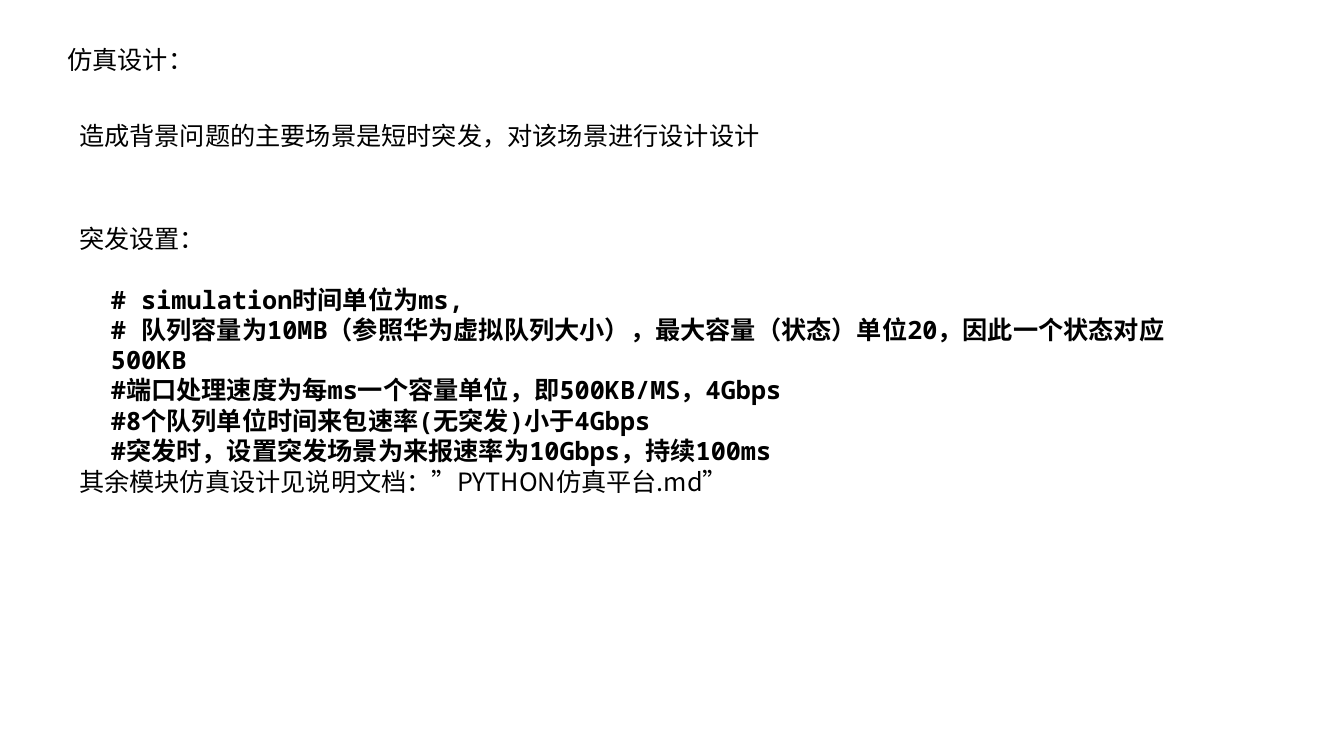
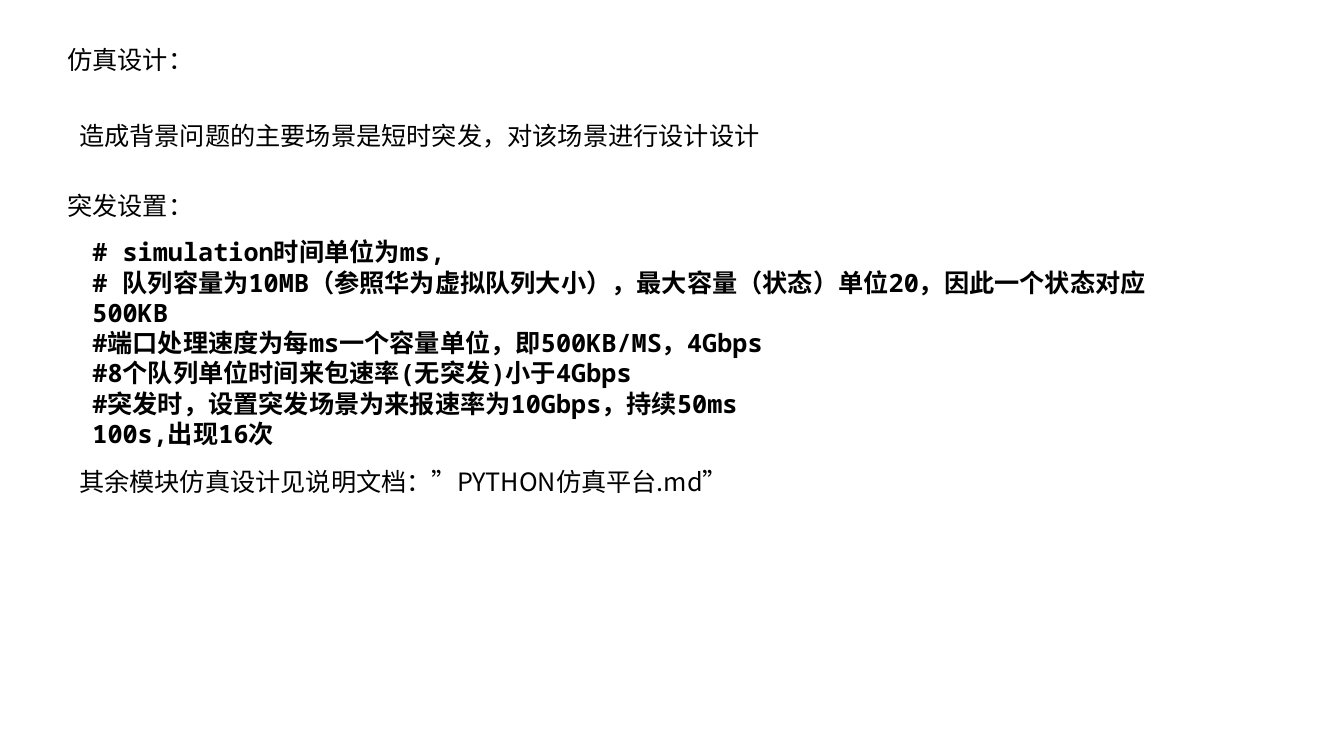
Before and after one commit to JinPeng-Zhang/RMAB, a slide deck: slide 18 of PPT/算法整理.pptx. Drawn at 1344x756 pixels with LibreOffice and Linux fonts; fonts in the diff are those of the drawing. Boxes give left, top, right and bottom in pixels: in the first picture for what was removed or moved away, otherwise in the second. Text is boxed around its words. In the diff, an @@ line names an element or a change of style, - is before the commit and + after.

```diff
--- a/PPT/算法整理.pptx
+++ b/PPT/算法整理.pptx
@@ text "突发设置：": place and size @@
-text "突发设置：" at <box>79,226,205,250</box>
+text "突发设置：" at <box>67,193,193,217</box>
@@ text at <box>92,239,1146,447</box>: text changed @@
-# simulation时间单位为ms,
-# 队列容量为10MB（参照华为虚拟队列大小），最大容量（状态）单位20，因此一个状态对应500KB
-#端口处理速度为每ms一个容量单位，即500KB/MS，4Gbps
-#8个队列单位时间来包速率(无突发)小于4Gbps
-#突发时，设置突发场景为来报速率为10Gbps，持续100ms
+# simulation时间单位为ms,
+# 队列容量为10MB（参照华为虚拟队列大小），最大容量（状态）单位20，因此一个状态对应500KB
+#端口处理速度为每ms一个容量单位，即500KB/MS，4Gbps
+#8个队列单位时间来包速率(无突发)小于4Gbps
+#突发时，设置突发场景为来报速率为10Gbps，持续50ms
+100s,出现16次
```
Also in this commit, not shown: 6 other files.
